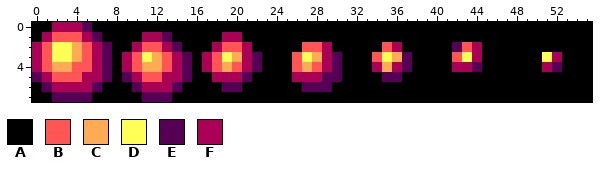
Edited in one commit: pixel-art sprite (assets/sprites/spheres.png). The picture above was drawn from the file before the commit.
The file is 56x8 pixels.
Palette (. is transparent): A #000000  B #ff5555  C #ffaa55  D #ffff55  E #550055  F #aa0055
Pixels before, first column x 0:
0 AAFFFEAAAAAAAAAAAAAAAAAAAAAAAAAAAAAAAAAAAAAAAAAAAAAAAAAA
1 AFBBBFEAAAAFFEAAAAAFFAAAAAAAAAAAAAAAAAAAAAAAAAAAAAAAAAAA
2 FBDDCBFEAAFBBFEAAAFBBFAAAAABBFAAAAABFAAAAAEBFAAAAAAAAAAA
3 FBDDCBFEAFBDCBFEAFBDCFEAAABDCFEAAABDCEAAAABDFAAAAAADFAAA
4 FBCCBBFEAFBCCBFEAFBCBFEAAABCBFEAAAFCFEAAAAFFEAAAAAAFEAAA
5 EFBBBFFEAEFBBFFEAAFFFEAAAAFFFEEAAAAEEAAAAAAAAAAAAAAAAAAA
6 AEFFFFEAAAEFFFEAAAAEEAAAAAAEEEAAAAAAAAAAAAAAAAAAAAAAAAAA
7 AAEEEEAAAAAEEEAAAAAAAAAAAAAAAAAAAAAAAAAAAAAAAAAAAAAAAAAA
The same view after the edit:
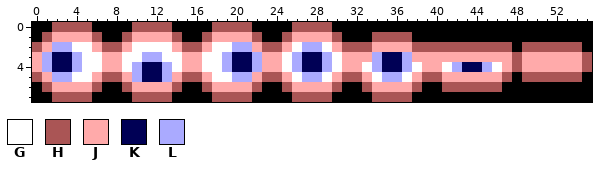
Colours new in this view: G #ffffff  H #aa5555  J #ffaaaa  K #000055  L #aaaaff
Changes in this commit:
Changed rows in their new state; - is an unchanged pixel.
first column x 0:
0 --HHHH----HHHH----HHHH----HHHH--------------------------
1 -HJJJJH--HJJJJH--HJJJJH--HJJJJH---HHHH------------------
2 HJLLGGJHHJGGGGJHHJGGLLJHHJGLLGJHHHJJJJHHHHHHHHHH-HHHHHH-
3 JLKKLGGJJGGLLGGJJGGLKKLJJGLKKLGJJJLKKLJJJJJJJJJJHJJJJJJH
4 JLKKLGGJJGLKKLGJJGGLKKLJJGLKKLGJJGLKKLGJJGLKKLGJHJJJJJJH
5 HJLLGGJHHJLKKLJHHJGGLLJHHJGLLGJHHJGLLGJHHJJJJJJH-HHHHHH-
6 -HJJJJH--HJJJJH--HJJJJH--HJJJJH--HJJJJH--HHHHHH---------
7 --HHHH----HHHH----HHHH----HHHH----HHHH------------------
Where, in picture pixels (left, top, right, bottom), the same in both pictures:
changed: (32, 22, 592, 102)
